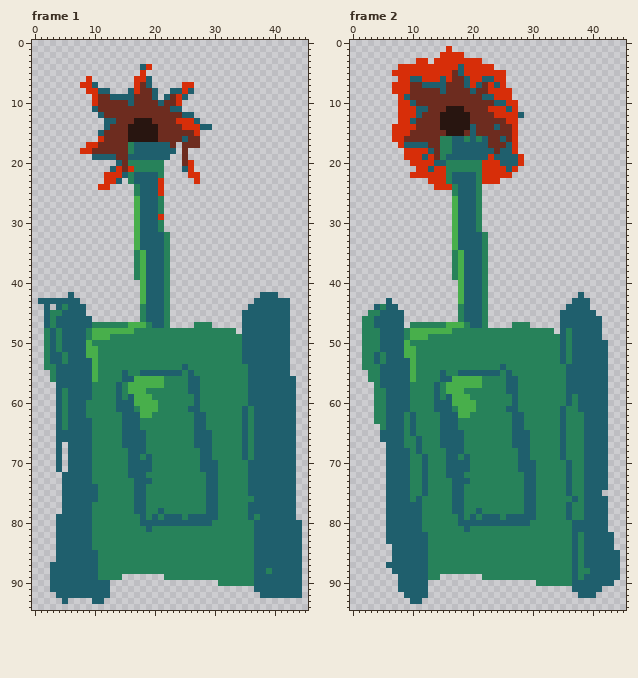
Two versions of one pixel-art file, SawTank.aseprite. The picture above was drawn from the file before the commit.
46x95 pixels, 3 frames. Shown: frame 1, frame 2. The commit also changed other frames, which this record leaves out.
The same view after the edit:
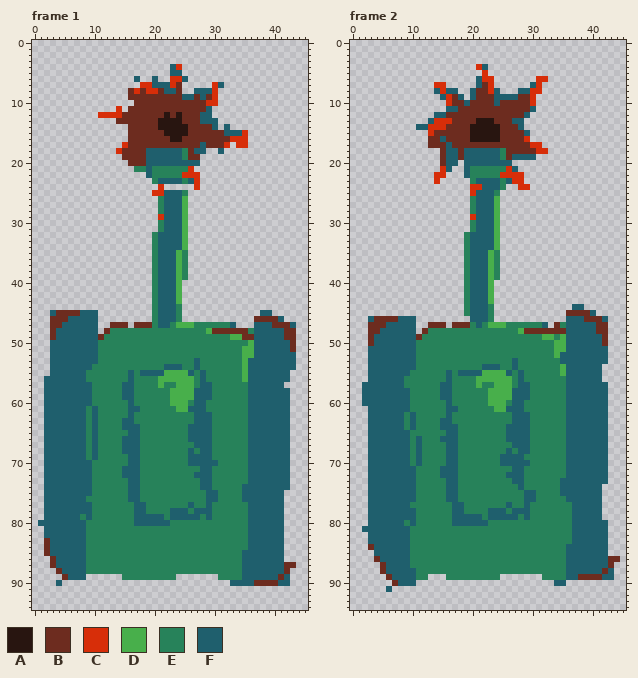
Palette (. is transparent): A #281510  B #6d2c1f  C #d72e09  D #48af4b  E #27825a  F #1f5f6d
Diff:
Changed rows in their new state; - is an unchanged pixel.
Frame 1:
first column x 1:
 4 -----------------..---FC--------------------
 5 -----------------.----FF--------------------
 6 --------.-------F..F--CCF-------------------
 7 -------...------.CCFFFCB..---CF-------------
 8 --------....---B--CCBF-B..FFFC--------------
 9 ---------......B---BBB-B-FBFBC--------------
10 ---------.......----B--BBBBBCC--------------
11 ---------....C.-------BBBBBBF---------------
12 ----------CCCC-------A-ABBBFF---------------
13 -----------..---BBB-AAAABBBFFF--------------
14 -----------....BBBBBAAAAABBBBF-F------------
15 ----------.....BBBBB-AAAA-BBBBBFFFC---------
16 ----------.....BBBBB--AAB--BBBBBCCC---------
17 --------......CBBBBBBB-B---FBBBC-CC---------
18 -------......C-BBB-----FEBFF--F-------------
19 ---------.....-BBB----FFEBB-----------------
20 -------------..BBBFFFFFFFFF-----------------
21 ------------....--F--EEEE-------------------
22 -----------.......-E-EEEC-------------------
23 -----------...-....EFFFFEF------------------
24 ----------..----....------C-----------------
25 ----------------...C-FFFE-------------------
26 ----------------....-FFFD-------------------
27 ----------------....-FFFD-------------------
28 ----------------....-FFFD-------------------
29 ----------------....-FFFD-------------------
30 ----------------....-FFFD-------------------
31 ----------------....-FFFD-------------------
32 ----------------...E-FFFD-------------------
33 ----------------...E-FFFD-------------------
34 ----------------...E-FFFD-------------------
35 ----------------...E-FFDE-------------------
36 ----------------...E-FFDE-------------------
37 ----------------...E-FFDE-------------------
38 ----------------...E-FFDE-------------------
39 ----------------...E-FFDE-------------------
40 -----------------..E-FFD--------------------
41 -----------------..E-FFD--------------------
42 -----.-----------..E-FFD-------------...----
43 .......----------..E-FFD------------......--
44 -.-.....---------..E-FFE-----------.......--
45 -.FBBBB-FF-------..E-FFE----------...--...--
46 -.BBB----F-------..E-FFE----------..BBBB-.--
47 -.BB-----F..BBB.BBBE-FEDDD---EEEF-..---BBBF-
48 -.BF----FF.BEEEE------------DBBBBBBE-----BB-
49 -.BF----FFBE--------------------DDBB-----BB-
50 -.-F----FF------------------------ED------B-
51 -.-F----FF------------------------DD------B-
52 -.--F---FF------------------------DD------F-
53 -.--F----F----------------F-------D-------F-
54 -.F------E-----------FFFE-F-------D-------F-
55 --F-----EE----EF-----DDDD--F------D---------
56 -FF-----EE----E-EEEE-DDDDDEF------D-------.-
57 -FF----------EFFEEEE---DDDEFF------------..-
58 -FF-F--------EFFEE----DDDD-FF-------------.-
59 -FF-F--------EF-EEE---DDDD-FF-------------.-
60 -FF-F---F----EE-EEEE--DDD--F--------------.-
61 -FF-F----F---EE-FEEE---DD--F------EF------.-
62 -FF-F----F----E-EEE---------F-----EF------.-
63 -FF-F---EF------E-----------F-----EF------.-
64 -FF-F---EF---------------F--F-----EF------.-
65 -FF-----EF----E--E-------F--------EF------.-
66 -FF-----EF-------E-------F--------EF------.-
67 -FF-F---EF-------E----------------EF------.-
68 -FF-F---EF----F--E-------F--------EF------.-
69 -FF-F---EF--------E------FF-------EF------.-
70 -FF-F------------EE------FF---------------.-
71 -FF-F---------F--EE----------E------------.-
72 -FFF----------F--E--------FF-E------------.-
73 -FFF-----------F-EE--------F-E------------.-
74 -FFF-----E-----F-E---------F-E----F-------.-
75 -FFF-----E-----F-E----------------F------..-
76 -FFF----EE-----F-E----------------FF-----..-
77 -FFF---------------------F---E-----------..-
78 -FFF----------------E-FFF-FF-E-----------..-
79 -FF----E--------F-F-FE--F--E-E------F----..-
80 FFF-----E-------F-----EEEEEEE------F-----...
81 -FF-----E---------E----------------F-----...
82 -FF-----E--------------------------F-----...
83 -BF-----E--------------------------F-----...
84 -BF-----E--------------------------F-----...
85 -BF-----EE------------------------FF-----...
86 --B-----EE------------------------FF-----...
87 --B-----EE------------------------FF-----BB.
88 --.B----EE------------------------FF--F--B..
89 --..B---......EEEEEEE--.......----FF----B-..
90 --.-........------------------..FFFFBBBB--..
91 --..........------------------------........
92 ---.........-------------------------.......
93 ----.----..---------------------------------
Frame 2:
first column x 2:
 1 --------------.----------------------------
 2 -------------....--------------------------
 3 ---------..-........-----------------------
 4 ------.............-F.---------------------
 5 -----...............-...-------------------
 6 ------.............FCC..-----CC------------
 7 -----.......CC.....---..----FC-------------
 8 -----.......FCFF..----F..-FFCC-------------
 9 ------.......FC-F.F-BBFFFFBBC--------------
10 ------........C--F-----BBBBBC--------------
11 ------........FFB----BBBBBBBF--------------
12 ------......FFBBBB----BBBBBF---------------
13 ------.....FCCCBBB-AAA--BFF----------------
14 -----....FFCCCBBBBAAAAA--BF----------------
15 -----......C--BBB-AAAAA--BBF---------------
16 -----......--FBBBBAAAAAB-BBC---------------
17 ------.....--BFBBBBBB---BBBBCC-------------
18 -------......BF-B-----FEBBBBBCC------------
19 -------......B--B----F-EB-FFF--------------
20 --------.....BFF.FFFFFF--..----------------
21 ---------....-F..F--EEEECF-----------------
22 --------....--...-E-EEE--CC----------------
23 -----------.-.....EFFFFEFCC----------------
24 ------------......CCFFFE--CC---------------
25 ---------------...CFFFE--------------------
26 ---------------...EFFFD--------------------
27 ---------------...EFFFD--------------------
28 ---------------...EFFFD--------------------
29 ---------------...CFFFD--------------------
30 ---------------...EFFFD--------------------
31 ---------------...EFFFD--------------------
32 ---------------..E--FFD--------------------
33 ---------------..E--FFD--------------------
34 ---------------..E--FFD--------------------
35 ---------------..E--FDE--------------------
36 ---------------..E--FDE--------------------
37 ---------------..E--FDE--------------------
38 ---------------..E--FDE--------------------
39 ---------------..E--FDE--------------------
40 ----------------.E--FD---------------------
41 ----------------.E--FD---------------------
42 ----------------.E--FD--------------.------
43 ----.-----------.E--FD-------------...-----
44 --....----------.E--FE------------.--.-----
45 -......---------.E--FE-----------.BBBB-----
46 .FBBBB-FF-------..--FE-----------.---BBBF--
47 .BBB---FF..BBB.BBBE--DDDE---EEF-BE-----BB--
48 .BB----FF.BEEEE-----------DBBBBBBBF----BB--
49 .BF----FFBE-------------------DD-DF-----B--
50 .BF----FF-----------------------DDF-----B--
51 .FF----FF-----------------------DDF--------
52 .F-F---FF-----------------------D-F--------
53 .F-F----F----------------F--------F--------
54 .FF-----F-----------FFFE-F-------D------.--
55 -FF-----E----EF-----DDDD--F------D------.--
56 -FF----EE----E-EEEE-DDDDDEF-------------.--
57 FFF----E----EFFEEEE---DDDEFF---------------
58 FFFF--------EFFEE----DDDD-FF---------------
59 FFFF--------EF-EEE---DDDD-FF-------F-------
60 FFFF--------EE-EEEE--DDD--F--------F-------
61 -FFF--------EE-FEEE---DD--F------EFF-------
62 -FFF---------E-EEE---------F-----EFFF------
63 -FFF-----------E-----------F-----EFFF------
64 -FFF--------------------F--F-----EFFF------
65 -FF----FE----E--E-------F--------EFFF------
66 -FF----F--------E-------F--------EFFF------
67 -FFF---F-----E--E----------------EFFF------
68 -FFF------------E-------F--------EFFF------
69 -FFF-----FE------E-----FFF-E-----EFFF------
70 -FFF-----FE-----EE-----FFF--E------FF------
71 -FFF----F-E--F--EE-------F-EE------FF------
72 -FFF----F-E--F--E-------FFFEE------FF------
73 -FFF----F-E---F-EE-------FFEE----F-FF------
74 -FFF----F-E---F-E---------FEE----F-FF---.--
75 -FFF----F-E---F-E----------------F-FF------
76 -FFF----FE----F-E-----------------F-F---.--
77 -FFF----EE--------------F---E-----EFF---.--
78 -FFF-----E---------E-FFF-FF-E-----EFF---.--
79 -FFF-----E-----F-F-FE--F--E-E-----EFF---.--
80 -FFF---E-E-----F-----EEEEEEE---------------
81 FFFF----EE-------E-------------------------
82 -FFF----EEE-------------------------F----.-
83 -FFF----EEE-------------------------F----.-
84 -BFFF---EEE-----------------------F-F----.-
85 --FFF---EEE-----------------------F-F----..
86 --BFF---EEE-----------------------F-F----BB
87 ---B----EEE-----------------------F-F----B.
88 ---BF----EE-----------------------F-FF--B-.
89 ----BF---EE..-EEEEEE---.......----F-BBBB--.
90 -----B---..------------------...FF........-
91 ----F-.....------------------------.....---
92 -------....-------------------------...----
93 --------..---------------------------------
Pixel boxes of the changes (left, top, right, bottom) in both pictures:
changed: (38, 64, 302, 604)
changed: (362, 46, 620, 604)
